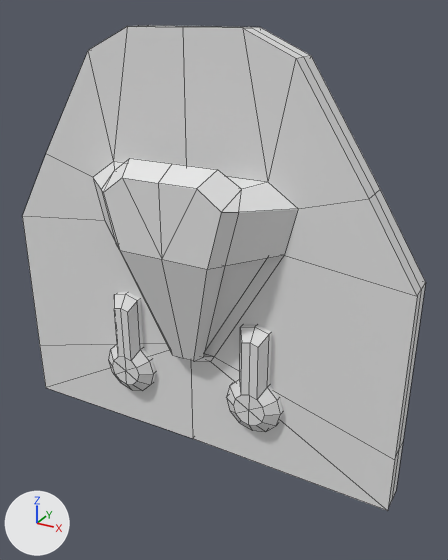
One commit to the FBX model Assets/Resources/Mesh/Elements/Puerta-CuerpoA.fbx: the scene before it, then after it.
One viewpoint serves both versions: a 50 mm camera at (1.99, -3.24, 2.91) aimed at (0.17, 0.07, 1.26). Arrows for +X, +Y and +Z are at lower left; the lights stay in place. Mesh edges are drawn as thin lines. Vertices at the same position are counted once.

Names of what the first picture shows: 'Puerta-CuerpoA'.
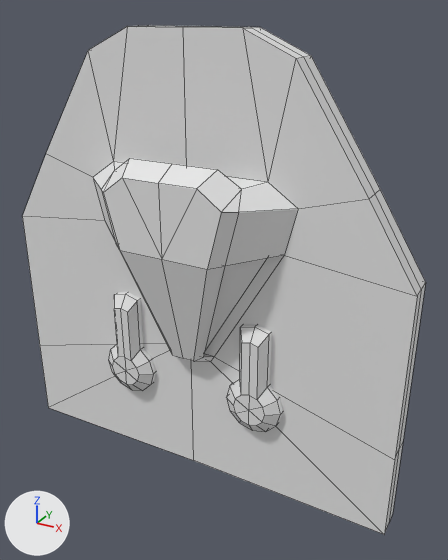
Changed parts and their boxes [x1, y1, x2, y2] in the pictures (448 x 560 px; the box of a moved part takes in the faces that stretch with it):
'Puerta-CuerpoA', reshaped
    before: [22, 25, 426, 511]
    after: [22, 25, 426, 534]
part 1 of me_cube_023, moved or reshaped
    before: [40, 344, 403, 511]
    after: [40, 344, 403, 534]

What the commit changed:
me_cube_023 has 308 vertices, 284 faces and spans x -1.44..1.44, y -0.4..0.4, z 0.0..2.81.
me_cube_023 is used by ob_puerta_cuerpoa; location (0.0, 0.0, 0.0).
me_cube_023 part 1: all 9 vertices in x -1.44..1.44, y -0.1..0.1, z 0.0..0.02 are moved by (0.0, 0.0, -0.2).
